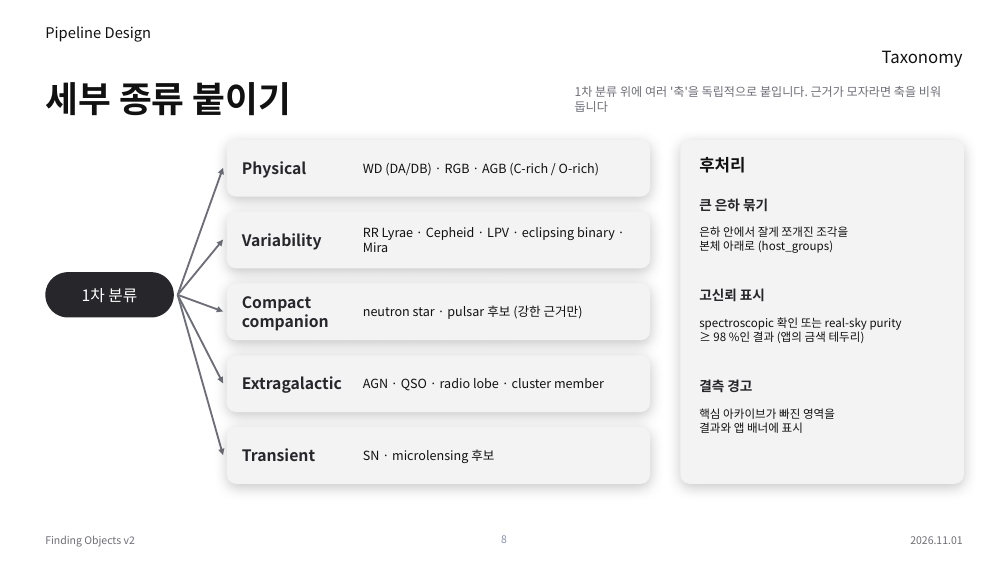
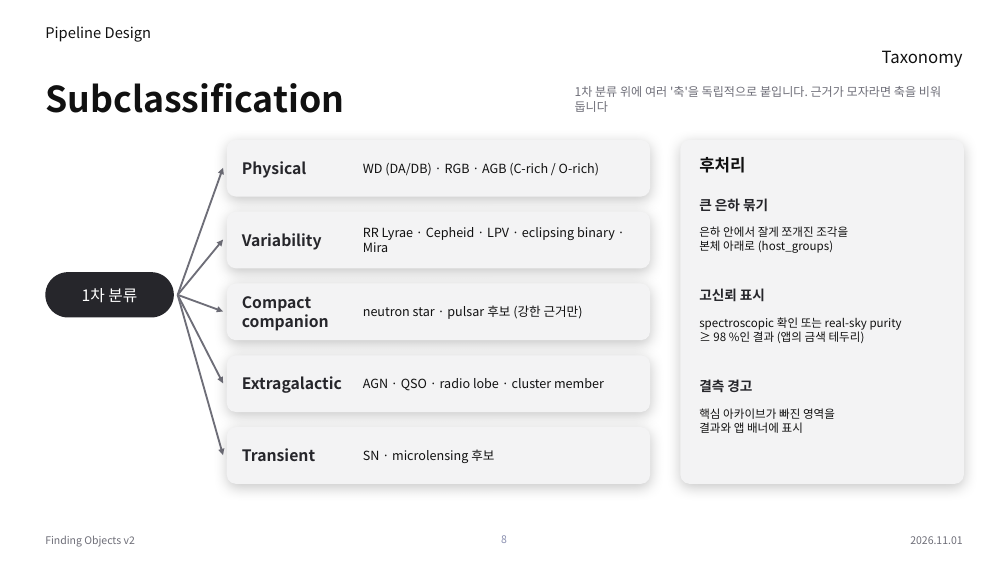
Before and after one commit to Pinchpeach/Finding_objects, a slide deck: slide 8 of v2/document/PIPELINE_STACK_v2.44.0.pptx. Drawn at 1008x567 pixels with LibreOffice and Linux fonts; fonts in the diff are those of the drawing. Boxes give left, top, right and bottom in pixels: in the first picture for what was removed or moved away, otherwise in the second. Text is boxed around its words. In the diff, an @@ line names an element or a change of style, - is before the commit and + after.

```diff
--- a/v2/document/PIPELINE_STACK_v2.44.0.pptx
+++ b/v2/document/PIPELINE_STACK_v2.44.0.pptx
@@ title at box(45, 83, 344, 113): text changed @@
-세부 종류 붙이기
+Subclassification
```
Also in this commit, not shown: 11 other slides changed, 1 other file.
